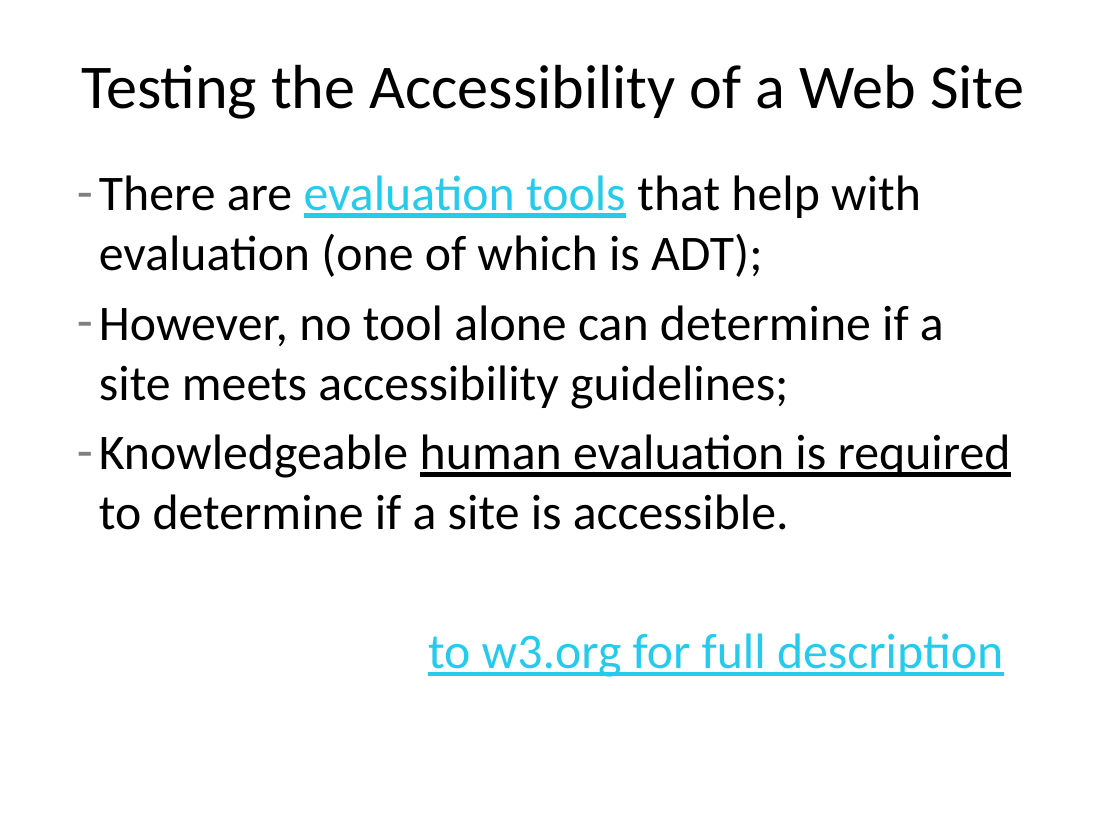
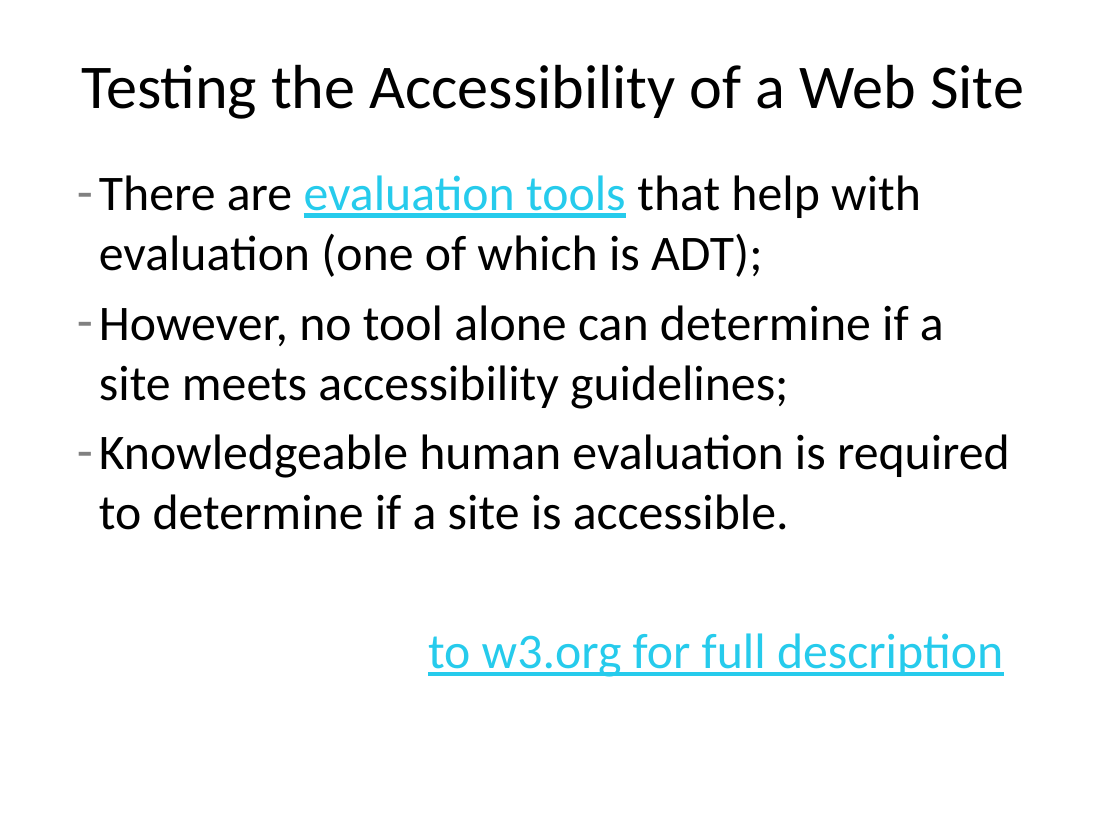
Before and after one commit to kristapsmelderis/tapost-2015-accessibility, a slide deck: slide 5 of tapost-2015-accessibility.pptx. Drawn at 1120x840 pixels with LibreOffice and Linux fonts; fonts in the diff are those of the drawing; background and template pictures are left out. Boxes give left, top, right and bottom in pixels: in the first picture for what was removed or moved away, otherwise in the second. Text is boxed around its words. In the diff, an @@ line names an element or a change of style, - is before the commit and + after.

```diff
--- a/tapost-2015-accessibility.pptx
+++ b/tapost-2015-accessibility.pptx
@@ text at (99, 434, 1010, 530): underline off in "human evaluation is required" @@
```
Also in this commit, not shown: 7 other slides changed, 7 slides added, 11 other files.
